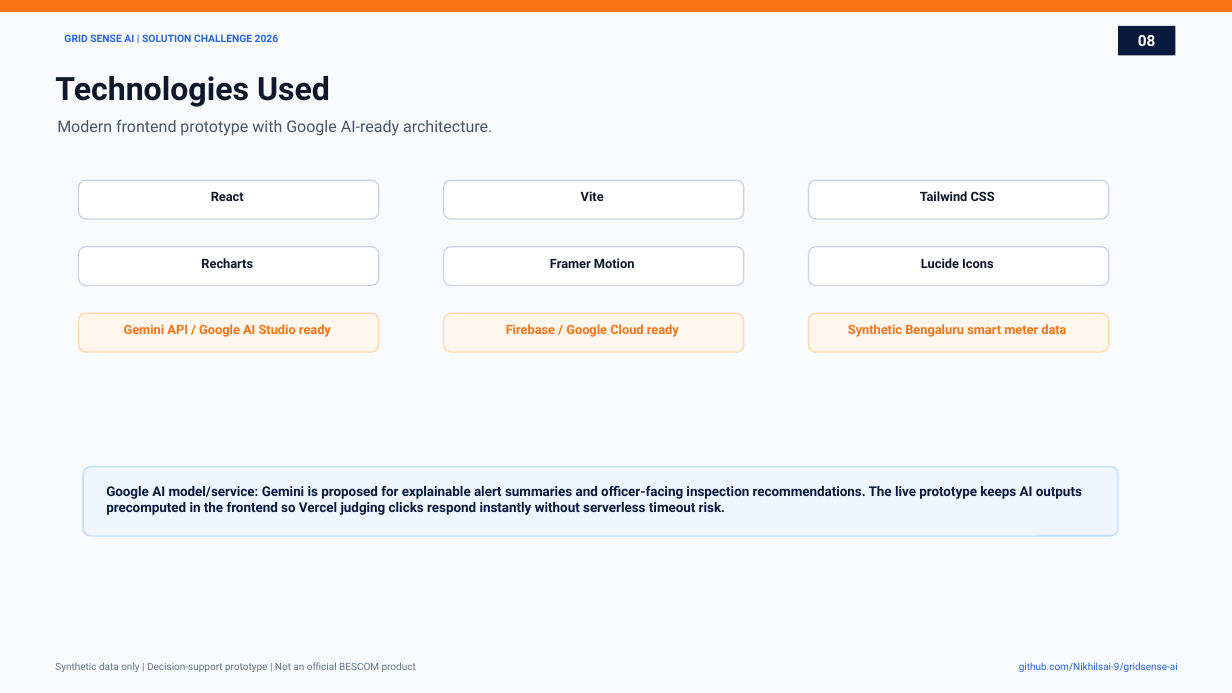
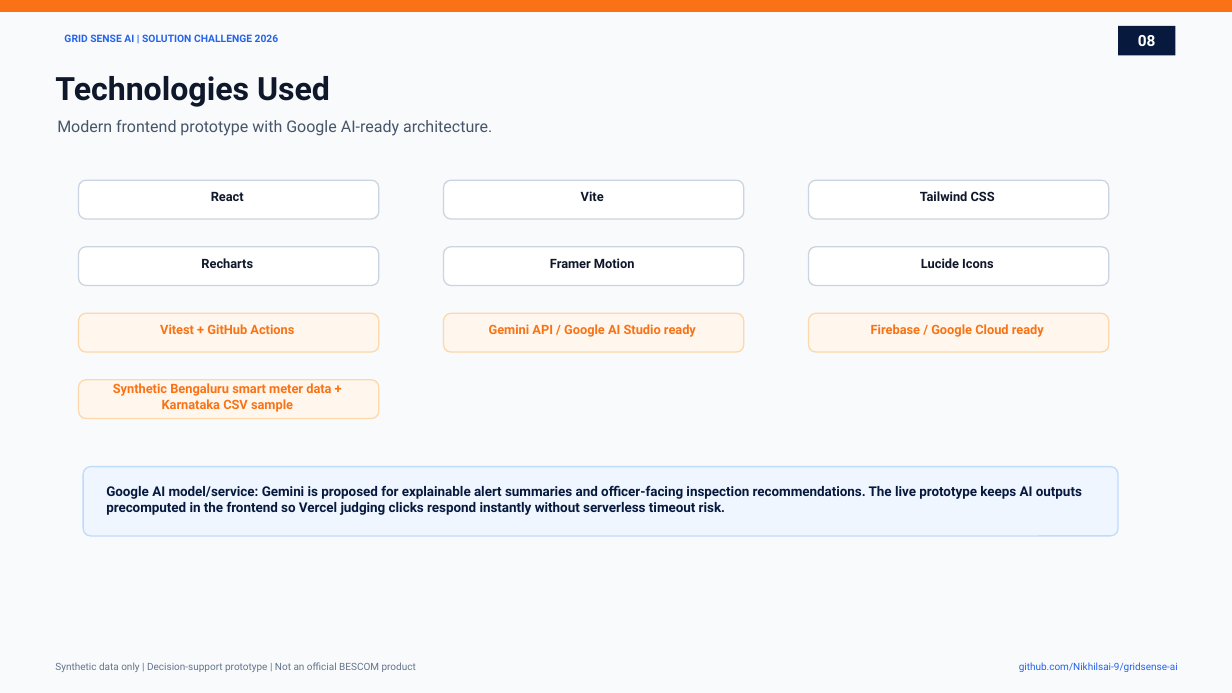
Before and after one commit to Nikhilsai-9/gridsense-ai, a slide deck: slide 8 of submission-deck/GridSense_AI_Prototype_Submission.pptx. Drawn at 1232x693 pixels with LibreOffice and Linux fonts; fonts in the diff are those of the drawing. Boxes give left, top, right and bottom in pixels: in the first picture for what was removed or moved away, otherwise in the second. Text is boxed around its words. In the diff, an @@ line names an element or a change of style, - is before the commit and + after.

Commit message:
Add Karnataka data, tariff engine, and scenario simulator

```diff
--- a/submission-deck/GridSense_AI_Prototype_Submission.pptx
+++ b/submission-deck/GridSense_AI_Prototype_Submission.pptx
@@ text at box(160, 324, 294, 334): text changed @@
-Gemini API / Google AI Studio ready
+Vitest + GitHub Actions
@@ text at box(489, 324, 696, 337): text changed @@
-Firebase / Google Cloud ready
+Gemini API / Google AI Studio ready
@@ text at box(871, 324, 1044, 337): text changed @@
-Synthetic Bengaluru smart meter data
+Firebase / Google Cloud ready
@@ rounded rectangle added at box(79, 380, 379, 419), fill #FFF7ED, outline #FED7AA 1 pt @@
@@ text added at box(113, 383, 331, 412), 10 pt, text #F97316, bold @@
+Synthetic Bengaluru smart meter data + Karnataka CSV sample
```
Also in this commit, not shown: 5 other slides changed, 19 other files.
